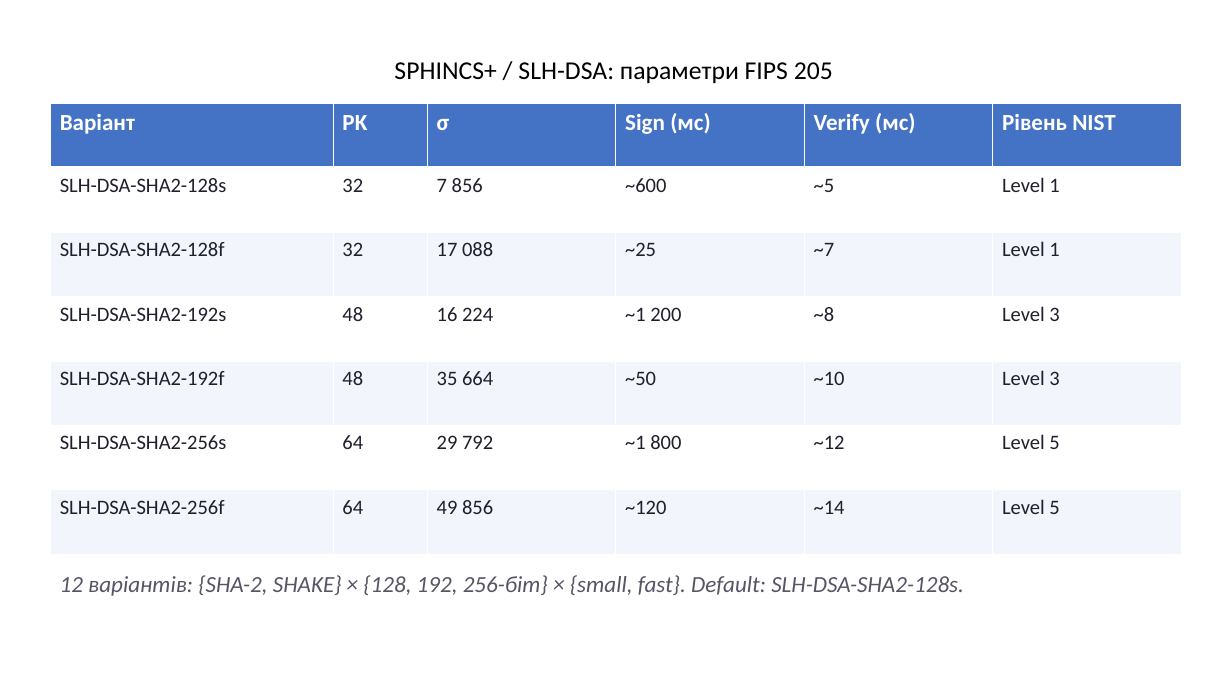
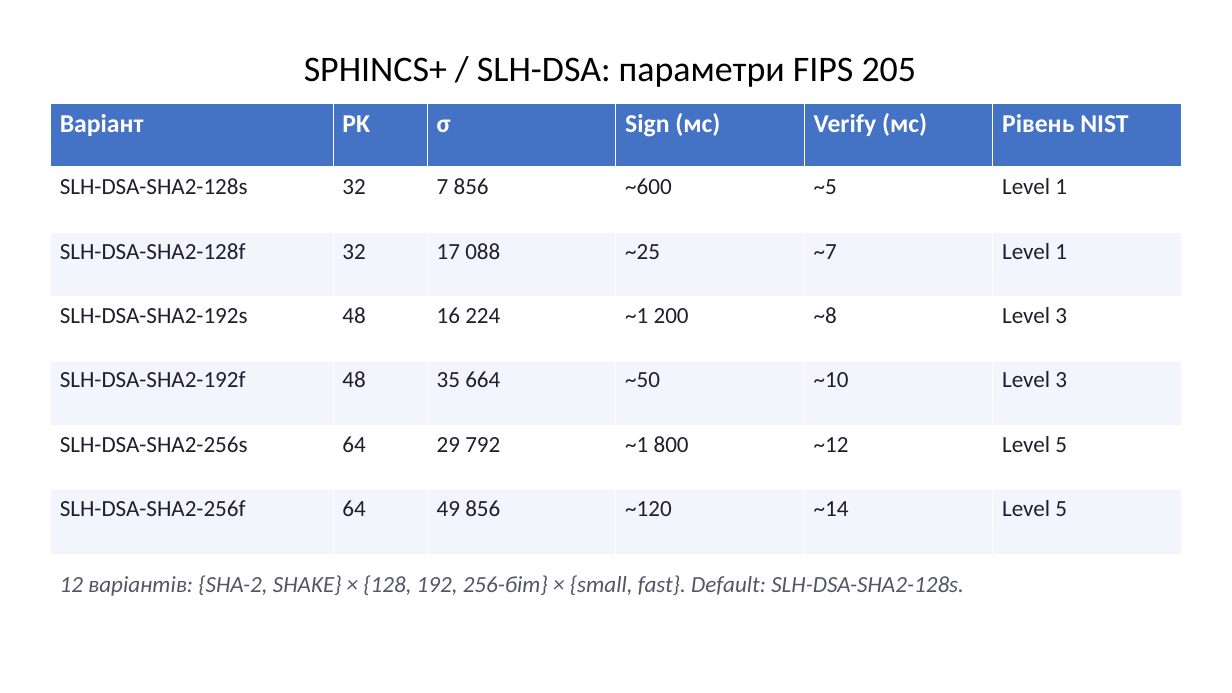
Before and after one commit to Andriykooo/ifntung-studies, a slide deck: slide 24 of Year 1/Постквантова криптографія/UA/2026/PPT/Презентація_7.pptx. Drawn at 1232x693 pixels with LibreOffice and Linux fonts; fonts in the diff are those of the drawing. Boxes give left, top, right and bottom in pixels: in the first picture for what was removed or moved away, otherwise in the second. Text is boxed around its words. In the diff, an @@ line names an element or a change of style, - is before the commit and + after.

Commit message:
feat(post-quantum-cryptography): increase font for 7th presentation

```diff
--- a/Year 1/Постквантова криптографія/UA/2026/PPT/Презентація_7.pptx
+++ b/Year 1/Постквантова криптографія/UA/2026/PPT/Презентація_7.pptx
@@ text "SPHINCS+ / SLH-DSA: параметри FIPS ...": place and size @@
-text "SPHINCS+ / SLH-DSA: параметри FIPS ..." at <box>394,62,833,83</box>
+text "SPHINCS+ / SLH-DSA: параметри FIPS ..." at <box>304,57,917,87</box>
@@ text "SPHINCS+ / SLH-DSA: параметри FIPS ..." at <box>304,57,917,87</box>: size 20 to 28 pt @@
@@ table at <box>51,104,1182,555</box> @@
@@ size 18 to 20 pt in "Варіант", "PK", "σ", "Sign (мс)" and 2 more places @@
@@ size 16 to 18 pt in "SLH-DSA-SHA2-128s", "32", "7 856", "~600" and 32 more places @@
```
Also in this commit, not shown: 24 other slides changed.
